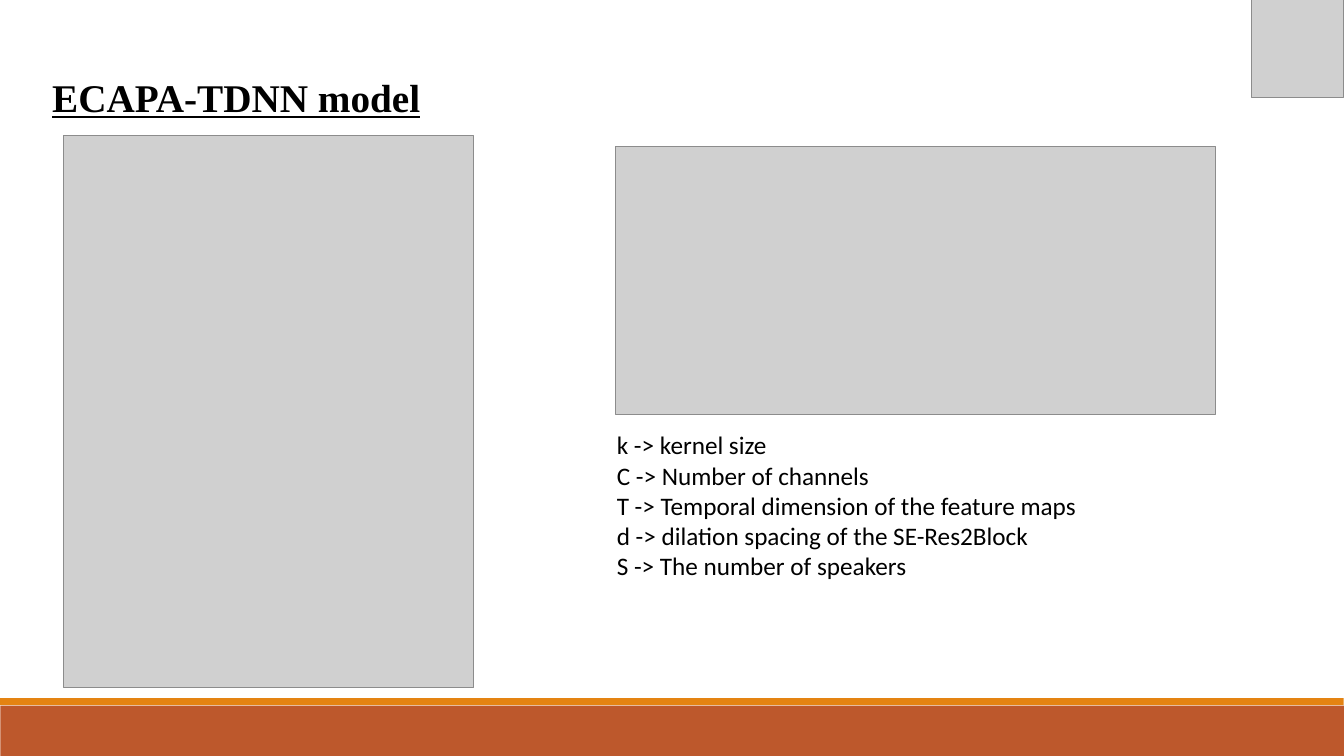
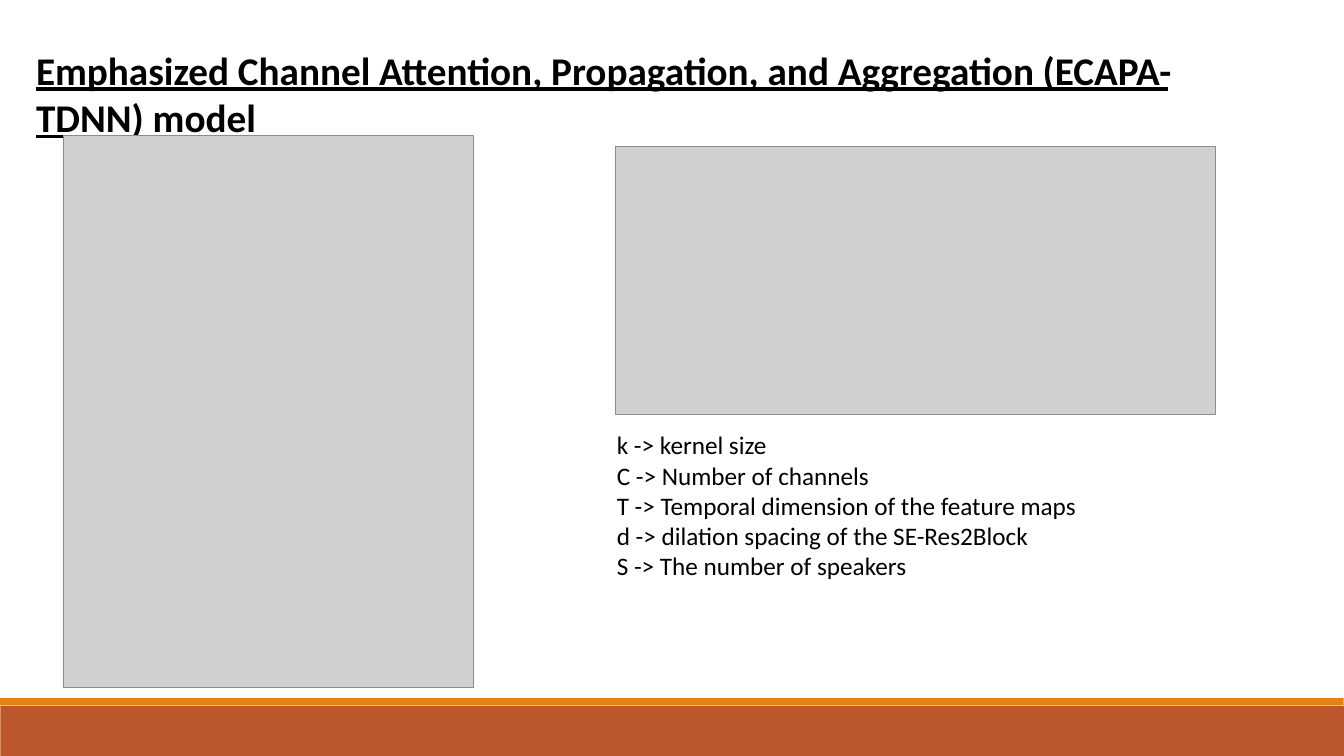
Before and after one commit to mathewcigi-hub/Speaker_verifcation_ECAPA_TDNN, a slide deck: slide 3 of ECAPA-TDNN.pptx. Drawn at 1344x756 pixels with LibreOffice and Linux fonts; fonts in the diff are those of the drawing; grey boxes stand for pictures. Boxes give left, top, right and bottom in pixels: in the first picture for what was removed or moved away, otherwise in the second. Text is boxed around its words. In the diff, an @@ line names an element or a change of style, - is before the commit and + after.

```diff
--- a/ECAPA-TDNN.pptx
+++ b/ECAPA-TDNN.pptx
@@ picture removed at (x1=1251, y1=0, x2=1344, y2=97) @@
@@ text at (x1=36, y1=56, x2=1172, y2=142): text changed; font Times New Roman to Calibri @@
-ECAPA-TDNN model
+Emphasized Channel Attention, Propagation, and Aggregation (ECAPA-TDNN) model
```
Also in this commit, not shown: 5 other slides changed, 2 slides added, 1 slide removed.
